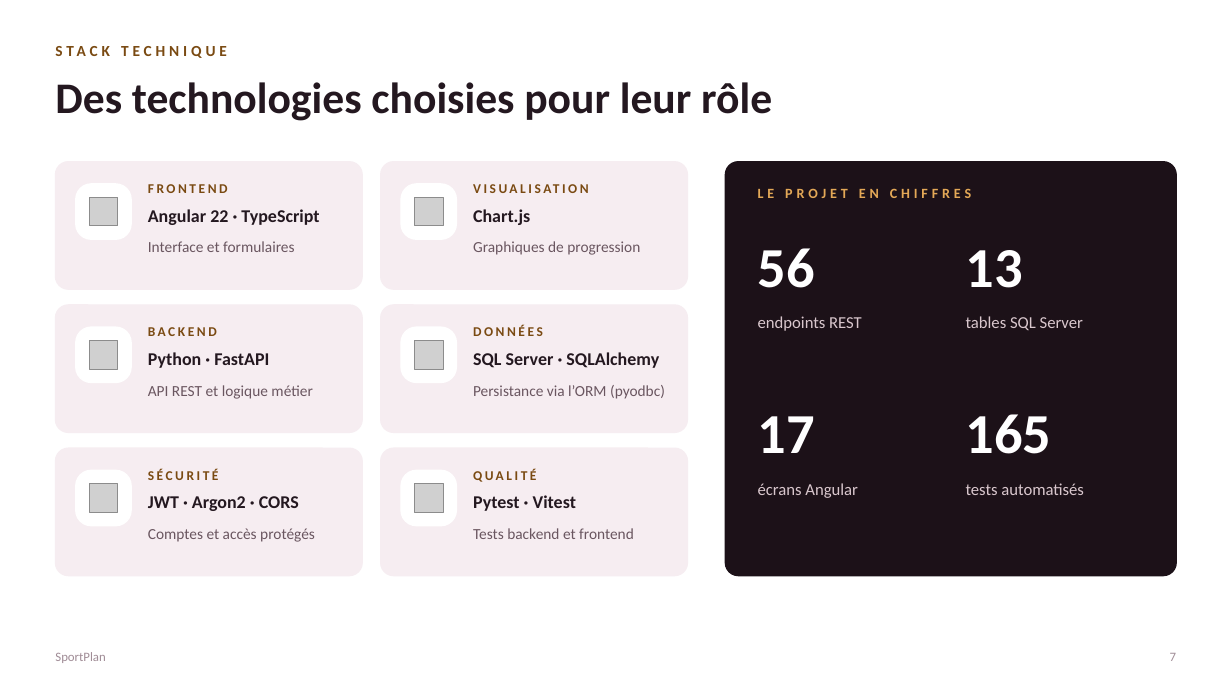
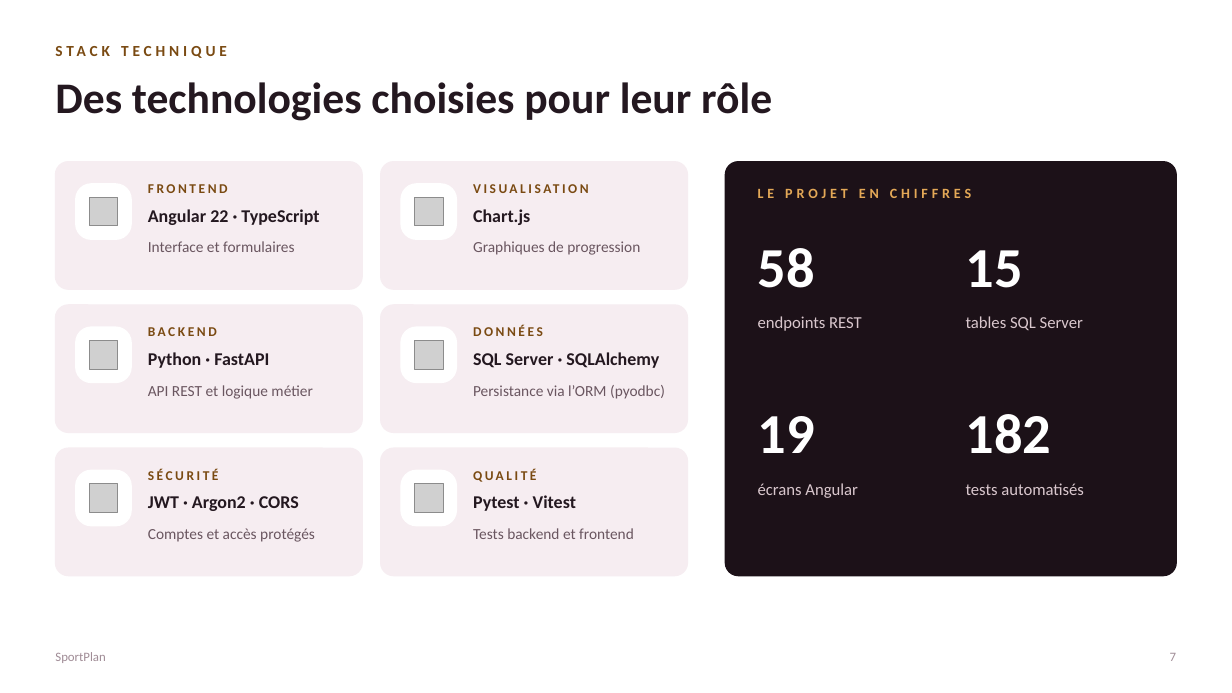
Before and after one commit to loicvdb98-sys/projet-fin-de-session-, a slide deck: slide 7 of docs/SportPlan_Presentation_Jury.pptx. Drawn at 1232x693 pixels with LibreOffice and Linux fonts; fonts in the diff are those of the drawing; grey boxes stand for pictures. Boxes give left, top, right and bottom in pixels: in the first picture for what was removed or moved away, otherwise in the second. Text is boxed around its words. In the diff, an @@ line names an element or a change of style, - is before the commit and + after.

```diff
--- a/docs/SportPlan_Presentation_Jury.pptx
+++ b/docs/SportPlan_Presentation_Jury.pptx
@@ text at [758, 248, 815, 288]: text changed @@
-56
+58
@@ text at [966, 250, 1023, 288]: text changed @@
-13
+15
@@ text at [758, 416, 815, 453]: text changed @@
-17
+19
@@ text at [966, 414, 1052, 454]: text changed @@
-165
+182
```
Also in this commit, not shown: 3 other slides changed.
